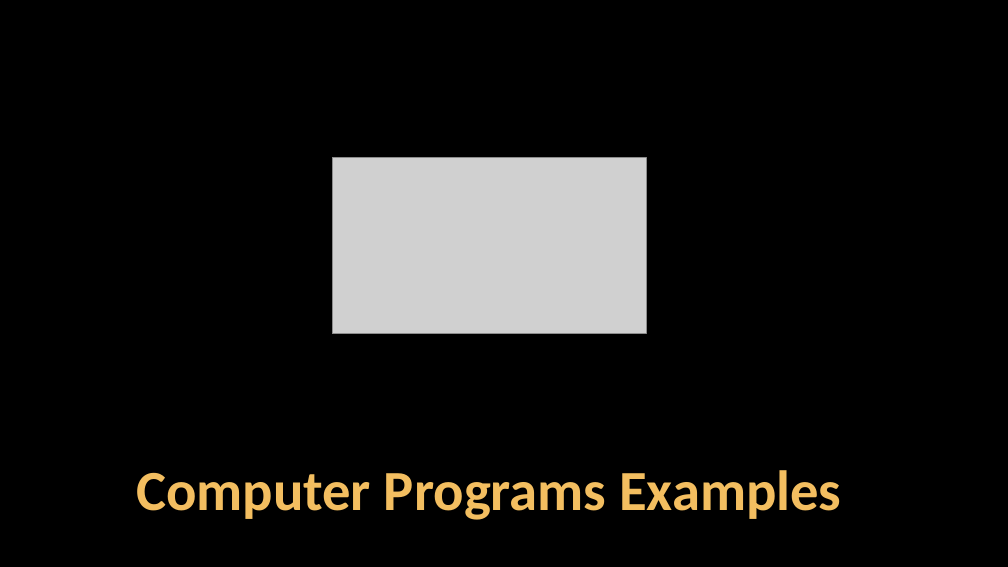
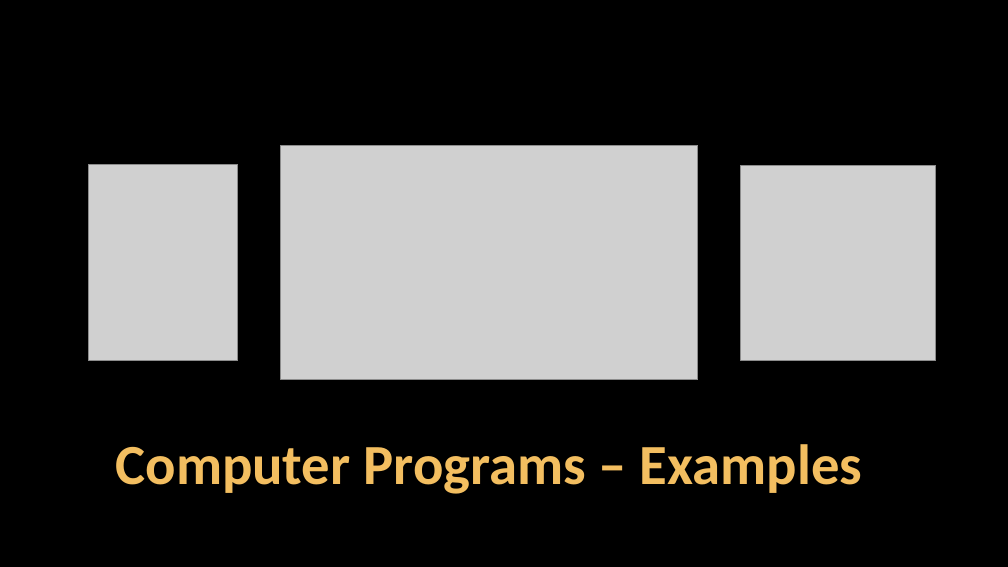
Before and after one commit to SoftUni/Programming-Basics-Book-CSharp-EN, a slide deck: slide 1 of resources/Presentation-Slides/Chapter-1-Into-Programming/04.Computer-Programs-Examples.pptx. Drawn at 1008x567 pixels with LibreOffice and Linux fonts; fonts in the diff are those of the drawing; grey boxes stand for pictures; background and template pictures are left out. Boxes give left, top, right and bottom in pixels: in the first picture for what was removed or moved away, otherwise in the second. Text is boxed around its words. In the diff, an @@ line names an element or a change of style, - is before the commit and + after.

```diff
--- a/resources/Presentation-Slides/Chapter-1-Into-Programming/04.Computer-Programs-Examples.pptx
+++ b/resources/Presentation-Slides/Chapter-1-Into-Programming/04.Computer-Programs-Examples.pptx
@@ picture: place and size @@
-picture at [333, 157, 647, 333]
+picture at [281, 145, 698, 380]
@@ picture added at [88, 164, 237, 361] @@
@@ picture added at [740, 165, 935, 361] @@
@@ title at [116, 444, 862, 494]: text changed @@
-Computer Programs Examples
+Computer Programs – Examples
```
Also in this commit, not shown: 2 other slides changed, 12 other files.
